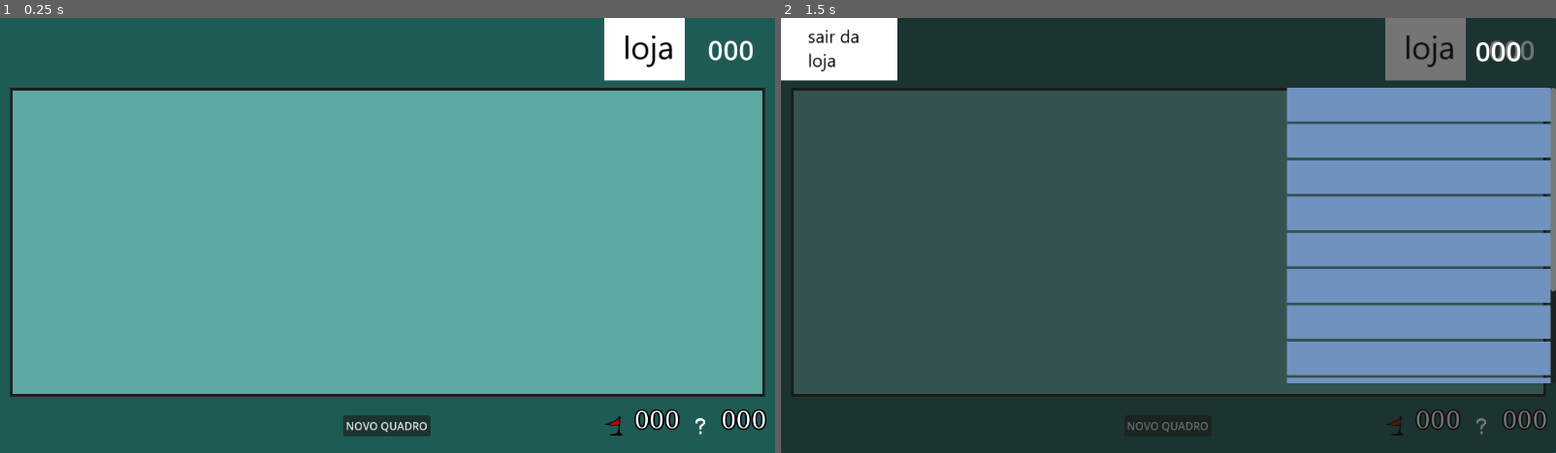
Above: before the commit, frames 1-2 (left to right).
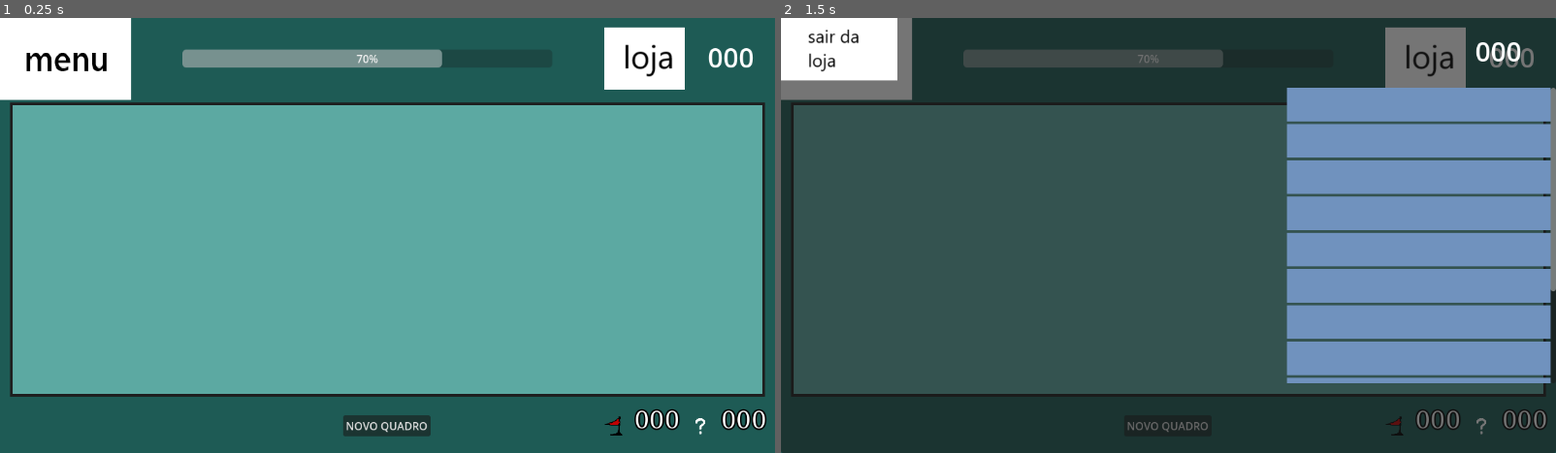
Above: after the commit, the same moments.

Repository: yuris2024/minesweeper
Game: Godot game, scene res://GameManager.tscn
The game is run twice, just before and just after one commit, with the same random seed, the same clock (stepped at 60 frames per second) and the same inputs.
Inputs (mouse positions are in pixels of both pictures, inside the frame that each line leads up to; where the layout moved, square brackets give the same spot in the first picture):
- Up to frame 1 (0.25 s): no input
- Up to frame 2 (1.5 s): click (1432, 57) [1432, 52] at 0.5 s; click "NOVO QUADRO" at 1.25 s

The runs differ from the first frame. In frame 1, 8.9% of the frame differs, in the area x 0-99%, y 0-21%; in frame 2, 5.2%.

Commit message:
Add menu button and progress bar

Diff:
--- a/GameManager.tscn
+++ b/GameManager.tscn
@@ -1,7 +1,8 @@
-[gd_scene load_steps=14 format=3 uid="uid://cgb0fqda32613"]
+[gd_scene load_steps=15 format=3 uid="uid://cgb0fqda32613"]
 
 [ext_resource type="Script" path="res://GameManager.gd" id="1_v0erv"]
 [ext_resource type="Script" path="res://Vboxcontainer.gd" id="2_yw5hy"]
+[ext_resource type="Texture2D" uid="uid://cxmna1ghhntrw" path="res://art/skin_default/menu.png" id="3_1fecn"]
 [ext_resource type="Texture2D" uid="uid://cclb3ygjodq57" path="res://art/skin_default/flag.png" id="3_gifjn"]
 [ext_resource type="Script" path="res://CoinCounter.gd" id="3_hc80a"]
 [ext_resource type="Script" path="res://MuteButton.gd" id="3_tq2m3"]
@@ -60,16 +61,20 @@
 [node name="ExitToMenu" type="TextureButton" parent="Panel/Vboxcontainer/Header"]
 custom_minimum_size = Vector2(180, 0)
 layout_mode = 2
+texture_normal = ExtResource("3_1fecn")
 
-[node name="TextureProgressBar" type="TextureProgressBar" parent="Panel/Vboxcontainer/Header"]
+[node name="TextureProgressBar" type="ProgressBar" parent="Panel/Vboxcontainer/Header"]
+custom_minimum_size = Vector2(550, 0)
 layout_mode = 2
-size_flags_horizontal = 3
-tint_under = Color(2.40654e-08, 0.246238, 0.223931, 1)
-tint_progress = Color(0.234, 0.78, 0.234, 1)
+size_flags_horizontal = 6
+size_flags_vertical = 4
+value = 70.0
 
 [node name="ShopButton" type="TextureButton" parent="Panel/Vboxcontainer/Header"]
 custom_minimum_size = Vector2(150, 0)
 layout_mode = 2
+size_flags_horizontal = 4
+size_flags_vertical = 4
 texture_normal = ExtResource("4_x8hsf")
 script = ExtResource("3_hc80a")
 
Binary file added: art/skin_default/menu.png
Not shown, added: art/skin_default/menu.png.import
Binary file added: art/skin_default/textura_under_progress.png
Not shown, added: art/skin_default/textura_under_progress.png.import
